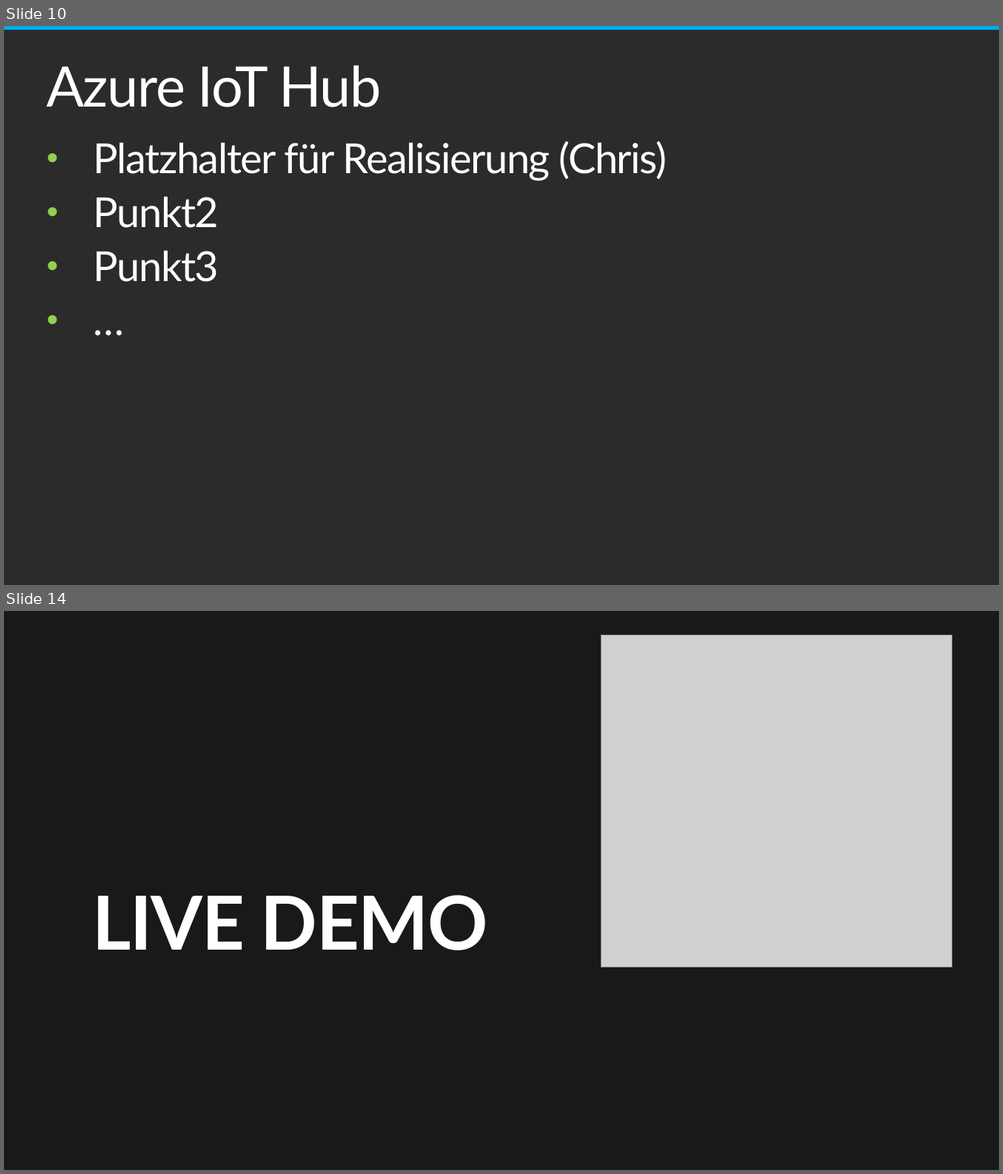
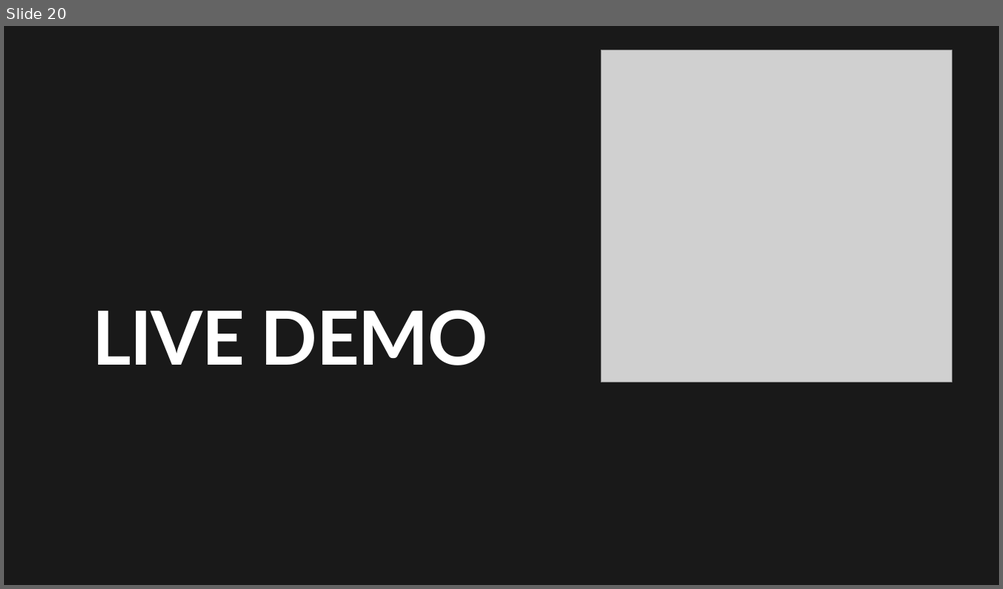
Before and after one commit to chriz239/VtIoTHub, a slide deck: Semesterprojekt_VT.pptx. Shown one above the other, each under a label of ours: slides 10 and 14 before the commit, slide 20 after it; the slides between them are not shown. The pictures are 1003x1174 and 1003x589 pixels, drawn with LibreOffice and Linux fonts; fonts in the diff are those of the drawing; grey boxes stand for pictures; background and template pictures are left out; a plain dark background stands for a picture behind light text. Boxes give left, top, right and bottom in pixels: in the first picture for what was removed or moved away, otherwise in the second. Text is boxed around its words. In the diff, an @@ line names an element or a change of style, - is before the commit and + after.

```diff
--- a/Semesterprojekt_VT.pptx
+++ b/Semesterprojekt_VT.pptx
@@ slide 10 removed at [4,26,999,585], background picture (left out) @@
@@ rectangle removed at [4,26,999,30] @@
@@ title removed at [46,65,381,107] @@
-Azure IoT Hub
@@ text removed at [94,141,667,282] @@
-• Platzhalter für Realisierung (Chris)
-• Punkt2
-• Punkt3
-• …
@@ what was slide 14 is now slide 20 @@
```
Also in this commit, not shown: 2 slides changed, 11 slides added, 4 other slides removed.
